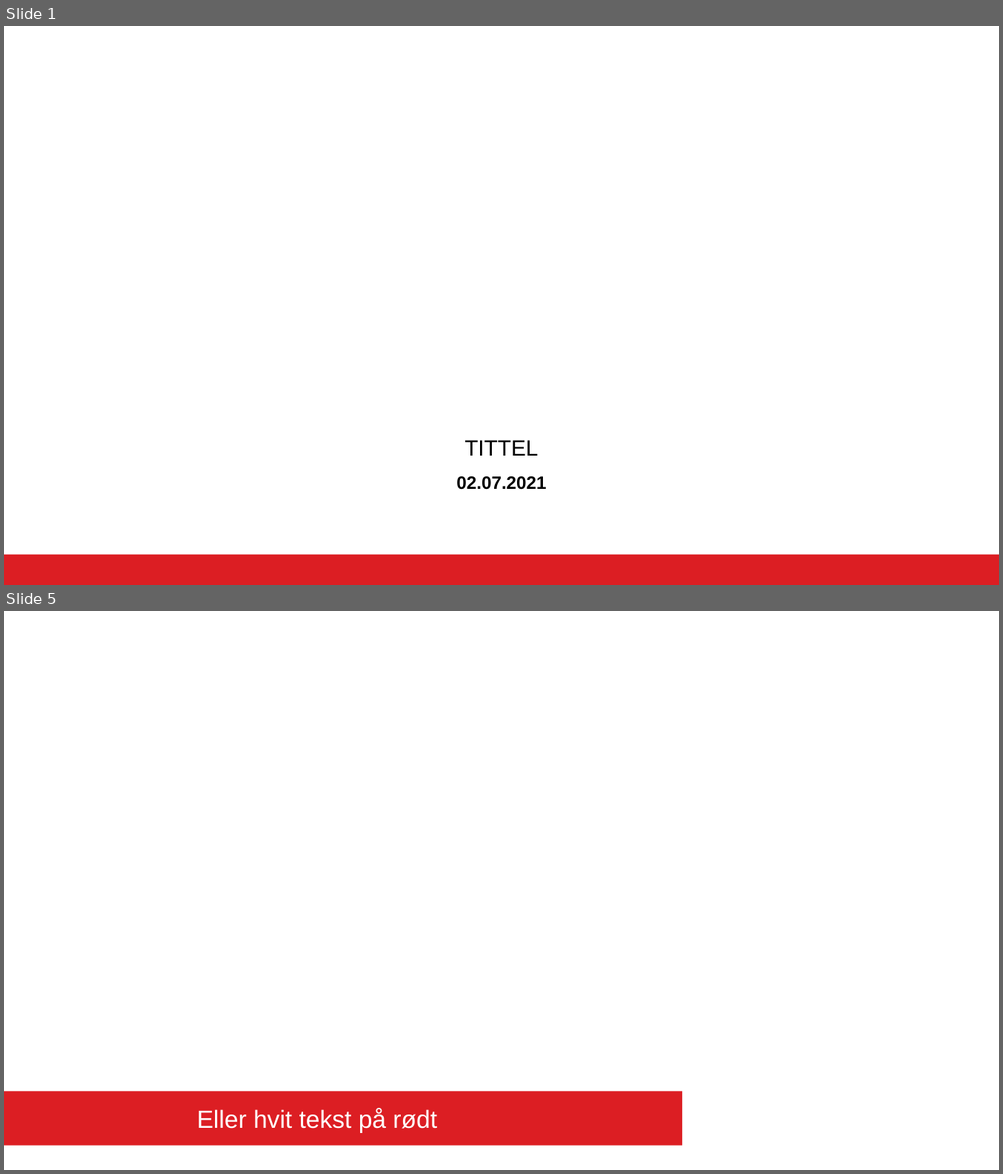
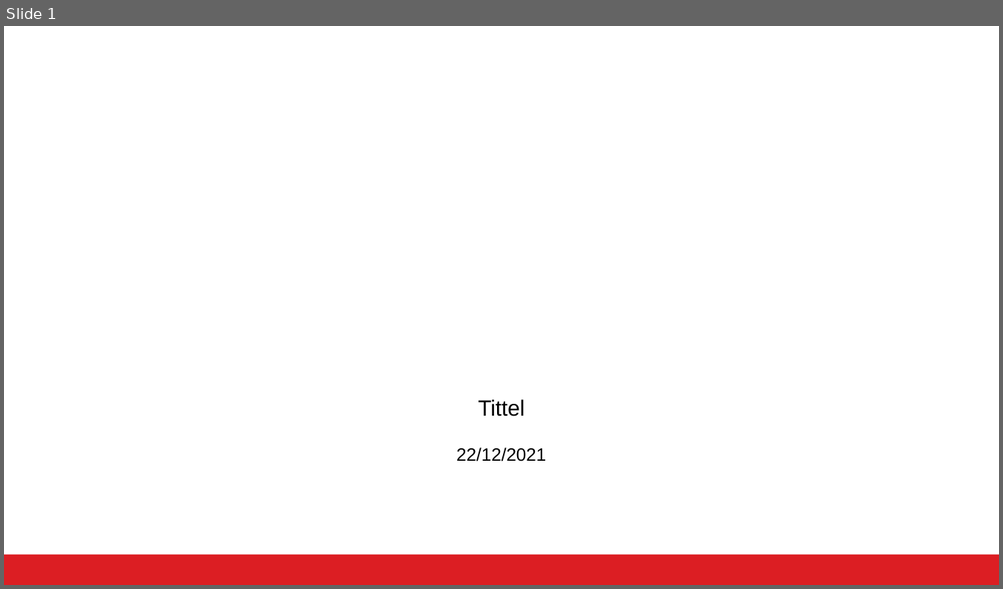
Before and after one commit to bergenkommune/logoer, a slide deck: PP_MAL_ENGELSK.pptx. Shown one above the other, each under a label of ours: slides 1 and 5 before the commit, slide 1 after it; the slides between them are not shown. The pictures are 1003x1174 and 1003x589 pixels, drawn with LibreOffice and Linux fonts; fonts in the diff are those of the drawing; background and template pictures are left out. Boxes give left, top, right and bottom in pixels: in the first picture for what was removed or moved away, otherwise in the second. Text is boxed around its words. In the diff, an @@ line names an element or a change of style, - is before the commit and + after.

```diff
--- a/PP_MAL_ENGELSK.pptx
+++ b/PP_MAL_ENGELSK.pptx
@@ slide 5 removed at (4, 611, 999, 1170), background picture (left out) @@
@@ rectangle removed at (4, 1091, 683, 1146) @@
-Eller hvit tekst på rødt
@@ slide 1 changed as well @@
@@ title "Tittel" at (478, 400, 524, 417): vertical alignment bottom to middle @@
@@ title at (478, 400, 524, 417): text changed @@
-TITTEL
+Tittel
@@ text at (456, 448, 546, 462): text changed; bold off @@
-02.07.2021
+22/12/2021
```
Also in this commit, not shown: 4 slides added, 1 other slide removed, 9 other files.
